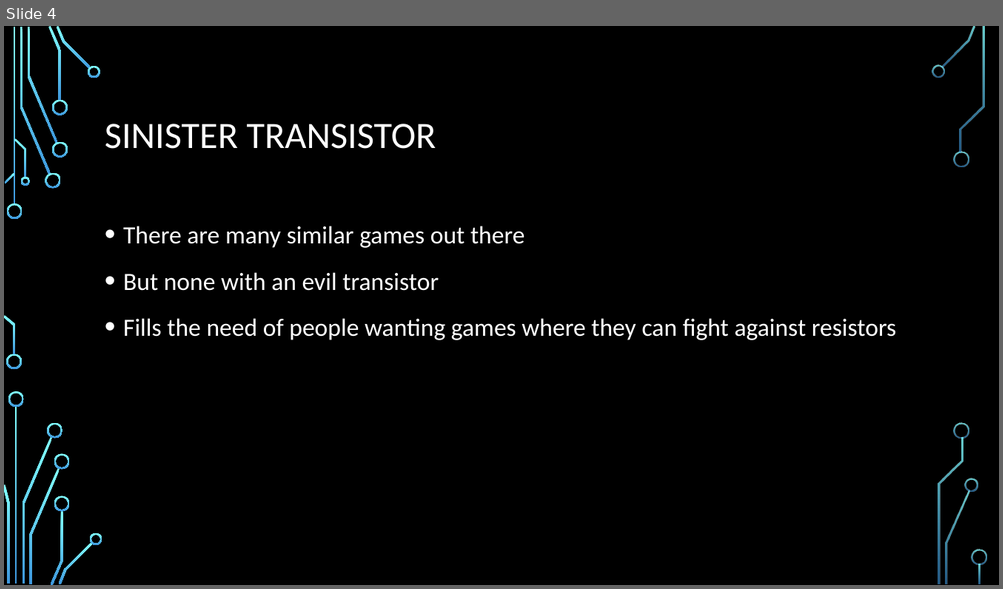
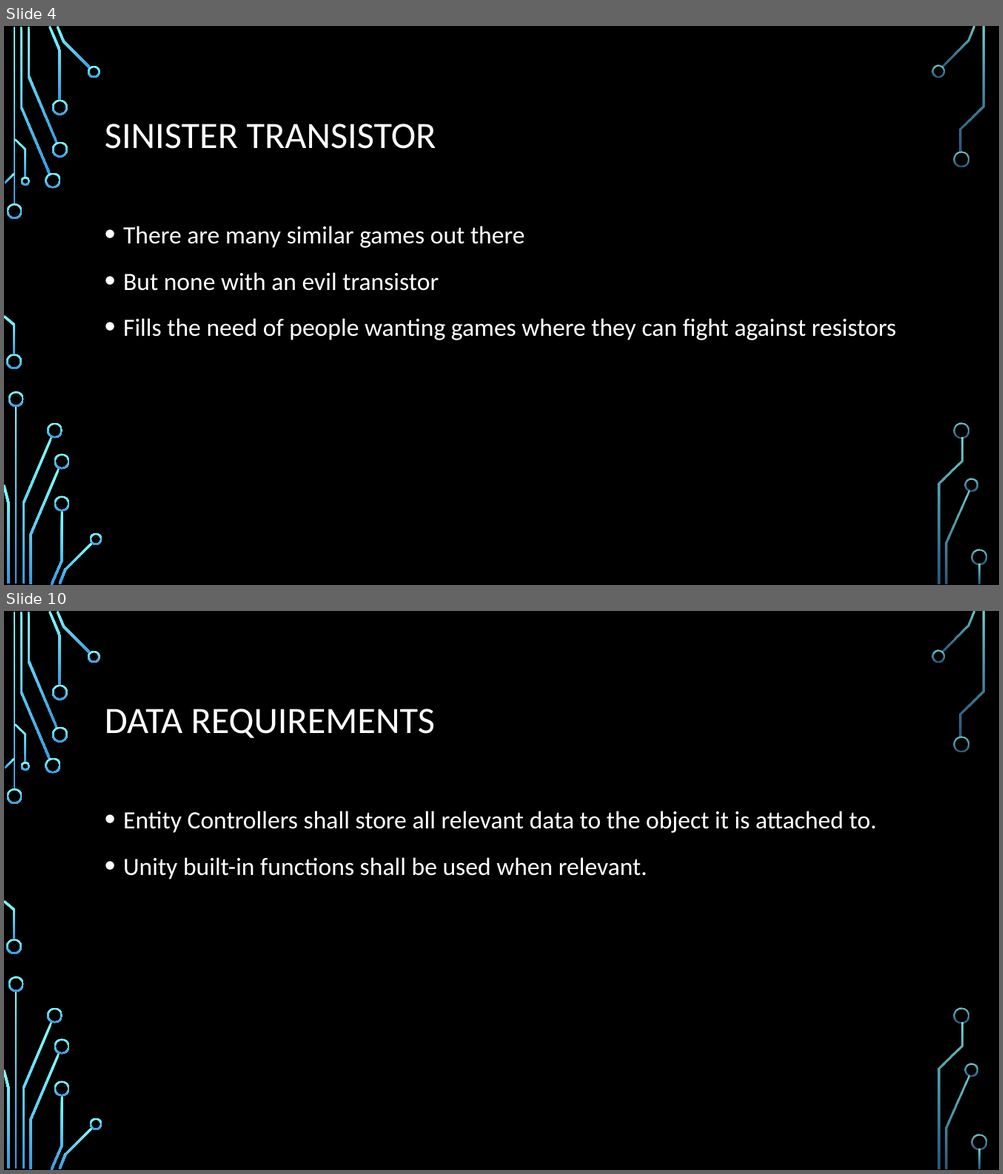
Before and after one commit to gregkelso/COP-4331, a slide deck: Sinister Transistor.pptx. Shown one above the other, each under a label of ours: slide 4 before the commit, slides 4 and 10 after it; the slides between them are not shown. The pictures are 1003x589 and 1003x1174 pixels, drawn with LibreOffice and Linux fonts; fonts in the diff are those of the drawing; background and template pictures are left out. Boxes give left, top, right and bottom in pixels: in the first picture for what was removed or moved away, otherwise in the second. Text is boxed around its words. In the diff, an @@ line names an element or a change of style, - is before the commit and + after.

```diff
--- a/Sinister Transistor.pptx
+++ b/Sinister Transistor.pptx
@@ slide 10 added at (x1=4, y1=611, x2=999, y2=1170), background picture (left out); not listed: 36 template elements that a slide beside it also shows @@
@@ title added at (x1=105, y1=709, x2=435, y2=738), 36 pt, text #FFFFFF @@
+DATA REQUIREMENTS
@@ text added at (x1=123, y1=811, x2=876, y2=880), 24 pt, text #FFFFFF @@
+• Entity Controllers shall store all relevant data to the object it is attached to.
+• Unity built-in functions shall be used when relevant.
```
Also in this commit, not shown: 9 other slides added, 1 other file.
